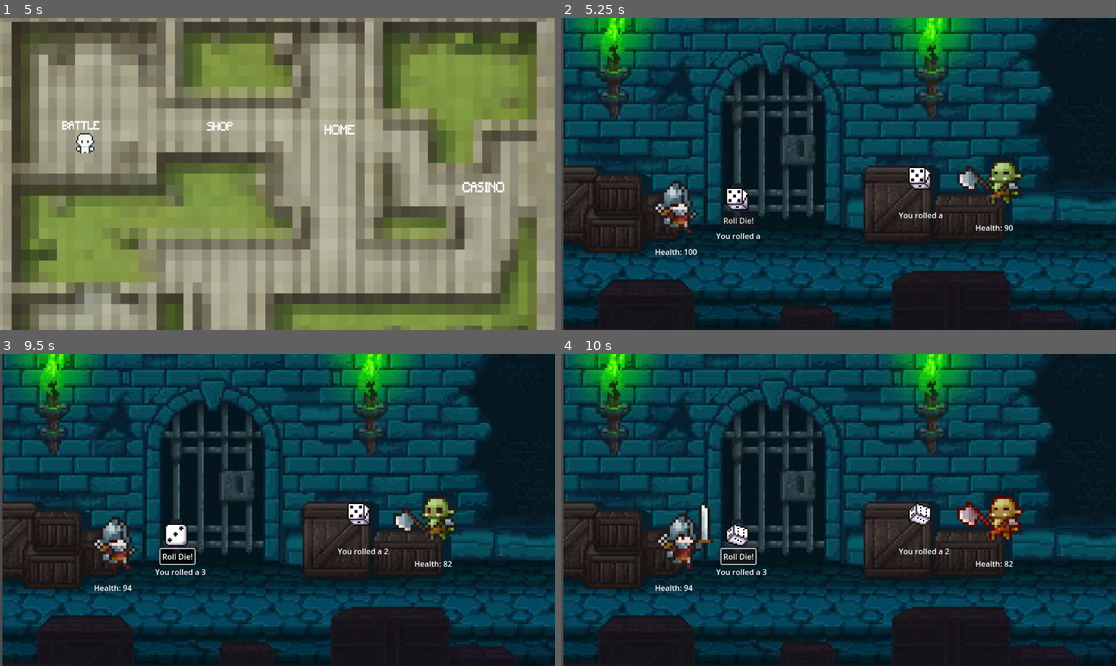
Above: before the commit, frames 1-4 (two rows, left to right).
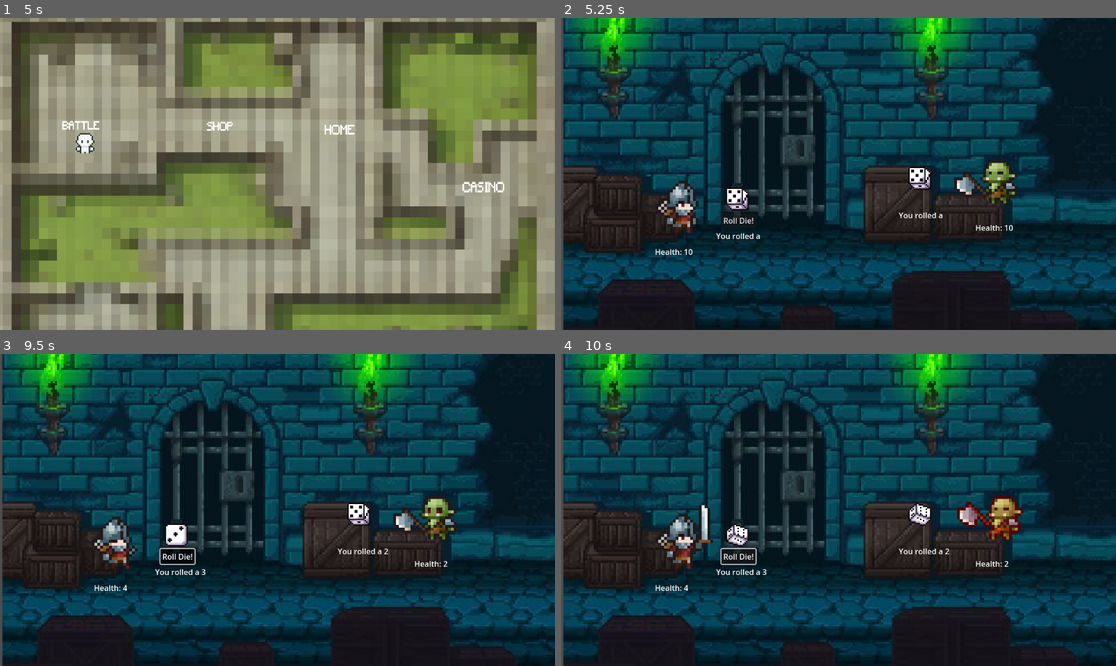
Above: after the commit, the same moments.

Repository: ajelder00/gamblers_curse
Game: Godot game, scene res://map.tscn
Two runs of this game, one before a commit and one after it. Both use one fixed random seed, a clock stepped at 60 frames per second and the inputs below.
Inputs (mouse positions are in pixels of both pictures, inside the frame that each line leads up to):
- Up to frame 1 (5 s): tap Enter at 0.5, 2.75 s; move the mouse to (399, 158) at 0.52 s; hold D (right) 0.53-1.28 s; hold Space (space) 0.53-1.28 s; move the mouse to (166, 189) at 1.27 s; hold S (down) 1.28-2.03 s; tap Space (space) at 1.35, 2, 2.85, 4.35 s; move the mouse to (333, 105) at 2.02 s; hold D (right) 2.03-2.78 s; hold Space (space) 2.03-2.78 s; move the mouse to (249, 236) at 2.77 s; hold W (up) 2.78-3.53 s; move the mouse to (444, 220) at 3.52 s; hold Space (space) 3.53-4.28 s; hold A (left) from 3.53 s (still down); move the mouse to (111, 127) at 4.27 s
- Up to frame 2 (5.25 s): tap Space (space) at 5 s; move the mouse to (866, 174) at 5.02 s; release A (left) at 5.03 s; hold S (down) from 5.03 s (still down); hold Space (space) from 5.03 s (still down)
- Up to frame 3 (9.5 s): release S (down) at 5.75 s; release Space (space) at 5.75 s; click "Roll Die!" at 5.75 s; move the mouse to (194, 432) at 6.52 s; hold D (right) 6.53-7.28 s; tap Space (space) at 6.6, 8.1 s; move the mouse to (399, 494) at 7.27 s; hold W (up) 7.28-8.03 s; hold Space (space) 7.28-8.03 s; move the mouse to (166, 525) at 8.02 s; hold D (right) 8.03-8.78 s; move the mouse to (333, 441) at 8.77 s; hold S (down) from 8.78 s (still down); hold Space (space) from 8.78 s (still down)
- Up to frame 4 (10 s): move the mouse to (810, 572) at 9.52 s; release S (down) at 9.53 s; release Space (space) at 9.53 s; hold A (left) from 9.53 s (still down); tap Space (space) at 9.6 s

Frame 1 is identical in both runs. In frame 2, 1.6% of the frame differs, in the area x 17-84%, y 45-76%; in frame 3, less than 0.1%; in frame 4, less than 0.1%.

Commit message:
added death animations
Added death animations and removed enemy rotating on death

Diff:
--- a/battle_scene/battle_useable.gd
+++ b/battle_scene/battle_useable.gd
@@ -3,7 +3,10 @@
 @export var enemy_template: PackedScene
 
 var player
+var player_sprite
 var enemy
+var enemy_sprite
+
 # Called when the node enters the scene tree for the first time.
 func _ready() -> void:
 	player = player_template.instantiate()
@@ -11,6 +14,9 @@
 	add_child(player)
 	add_child(enemy)
 	player.attack_signal.connect(_on_player_attack)
+	player_sprite = player.get_node("AnimatedSprite2D")
+	player_sprite.animation = "attack"
+	enemy_sprite = enemy.get_node("AnimatedSprite2D")
 
 
 
@@ -27,6 +33,10 @@
 		enemy.get_hit(player.hit())
 		player.get_hit(enemy.hit())
 	else:
+		if player.health <= 0:
+			player_sprite.play("dead")
+		else:
+			enemy_sprite.play("dead")
 		print("hes already dead...")
 
 
--- /dev/null
+++ b/dice_roller/dice_roller.tscn
@@ -0,0 +1,3 @@
+[gd_scene format=3 uid="uid://fe8ac0h8ymr3"]
+
+[node name="Dice Roller" type="Node2D"]
--- a/dummy_enemy/dummy_enemy.gd
+++ b/dummy_enemy/dummy_enemy.gd
@@ -1,5 +1,5 @@
 extends Node2D
-var health = 90
+var health = 10
 
 # Called when the node enters the scene tree for the first time.
 func _ready() -> void:
@@ -24,6 +24,3 @@
 		self.health = 0
 
 # Called every frame. 'delta' is the elapsed time since the previous frame.
-func _process(_delta: float) -> void:
-	if health == 0:
-		self.rotation_degrees = 90
--- a/dummy_enemy/dummy_enemy.tscn
+++ b/dummy_enemy/dummy_enemy.tscn
@@ -27,6 +27,22 @@
 [sub_resource type="AtlasTexture" id="AtlasTexture_30acn"]
 atlas = ExtResource("2_dkdcx")
 region = Rect2(500, 200, 100, 100)
+
+[sub_resource type="AtlasTexture" id="AtlasTexture_j2dx2"]
+atlas = ExtResource("2_dkdcx")
+region = Rect2(0, 500, 100, 100)
+
+[sub_resource type="AtlasTexture" id="AtlasTexture_oylr6"]
+atlas = ExtResource("2_dkdcx")
+region = Rect2(100, 500, 100, 100)
+
+[sub_resource type="AtlasTexture" id="AtlasTexture_wmtng"]
+atlas = ExtResource("2_dkdcx")
+region = Rect2(200, 500, 100, 100)
+
+[sub_resource type="AtlasTexture" id="AtlasTexture_c50cp"]
+atlas = ExtResource("2_dkdcx")
+region = Rect2(300, 500, 100, 100)
 
 [sub_resource type="AtlasTexture" id="AtlasTexture_vadd5"]
 atlas = ExtResource("2_dkdcx")
@@ -71,6 +87,23 @@
 }, {
 "frames": [{
 "duration": 1.0,
+"texture": SubResource("AtlasTexture_j2dx2")
+}, {
+"duration": 1.0,
+"texture": SubResource("AtlasTexture_oylr6")
+}, {
+"duration": 1.0,
+"texture": SubResource("AtlasTexture_wmtng")
+}, {
+"duration": 1.0,
+"texture": SubResource("AtlasTexture_c50cp")
+}],
+"loop": false,
+"name": &"dead",
+"speed": 5.0
+}, {
+"frames": [{
+"duration": 1.0,
 "texture": SubResource("AtlasTexture_vadd5")
 }, {
 "duration": 1.0,
@@ -95,7 +128,7 @@
 [node name="AnimatedSprite2D" type="AnimatedSprite2D" parent="."]
 scale = Vector2(6, 6)
 sprite_frames = SubResource("SpriteFrames_rjcmx")
-animation = &"get_hit"
+animation = &"dead"
 
 [node name="Label" type="Label" parent="."]
 offset_left = -52.0
--- a/dummy_player/dummy_player.gd
+++ b/dummy_player/dummy_player.gd
@@ -1,6 +1,6 @@
 extends Node2D
 @onready var parent = get_parent()
-var health = 100
+var health = 10
 signal attack_signal
 # Called when the node enters the scene tree for the first time.
 func _ready() -> void:
--- a/dummy_player/dummy_player.tscn
+++ b/dummy_player/dummy_player.tscn
@@ -32,6 +32,22 @@
 [sub_resource type="AtlasTexture" id="AtlasTexture_1ebwk"]
 atlas = ExtResource("2_2wf7a")
 region = Rect2(0, 300, 100, 100)
+
+[sub_resource type="AtlasTexture" id="AtlasTexture_uxivn"]
+atlas = ExtResource("2_2wf7a")
+region = Rect2(0, 600, 100, 100)
+
+[sub_resource type="AtlasTexture" id="AtlasTexture_u7isv"]
+atlas = ExtResource("2_2wf7a")
+region = Rect2(100, 600, 100, 100)
+
+[sub_resource type="AtlasTexture" id="AtlasTexture_uo552"]
+atlas = ExtResource("2_2wf7a")
+region = Rect2(200, 600, 100, 100)
+
+[sub_resource type="AtlasTexture" id="AtlasTexture_r6cs7"]
+atlas = ExtResource("2_2wf7a")
+region = Rect2(300, 600, 100, 100)
 
 [sub_resource type="AtlasTexture" id="AtlasTexture_nc83d"]
 atlas = ExtResource("2_2wf7a")
@@ -79,6 +95,23 @@
 }, {
 "frames": [{
 "duration": 1.0,
+"texture": SubResource("AtlasTexture_uxivn")
+}, {
+"duration": 1.0,
+"texture": SubResource("AtlasTexture_u7isv")
+}, {
+"duration": 1.0,
+"texture": SubResource("AtlasTexture_uo552")
+}, {
+"duration": 1.0,
+"texture": SubResource("AtlasTexture_r6cs7")
+}],
+"loop": false,
+"name": &"dead",
+"speed": 5.0
+}, {
+"frames": [{
+"duration": 1.0,
 "texture": SubResource("AtlasTexture_nc83d")
 }, {
 "duration": 1.0,
@@ -103,7 +136,7 @@
 [node name="AnimatedSprite2D" type="AnimatedSprite2D" parent="."]
 scale = Vector2(6, 6)
 sprite_frames = SubResource("SpriteFrames_40ksk")
-animation = &"get_hit"
+animation = &"dead"
 
 [node name="Label" type="Label" parent="."]
 offset_left = -55.0
Not shown: 1 places in dummy_enemy/dummy_enemy.tscn that only renumber resources
Not shown: 1 places in dummy_player/dummy_player.tscn that only renumber resources
